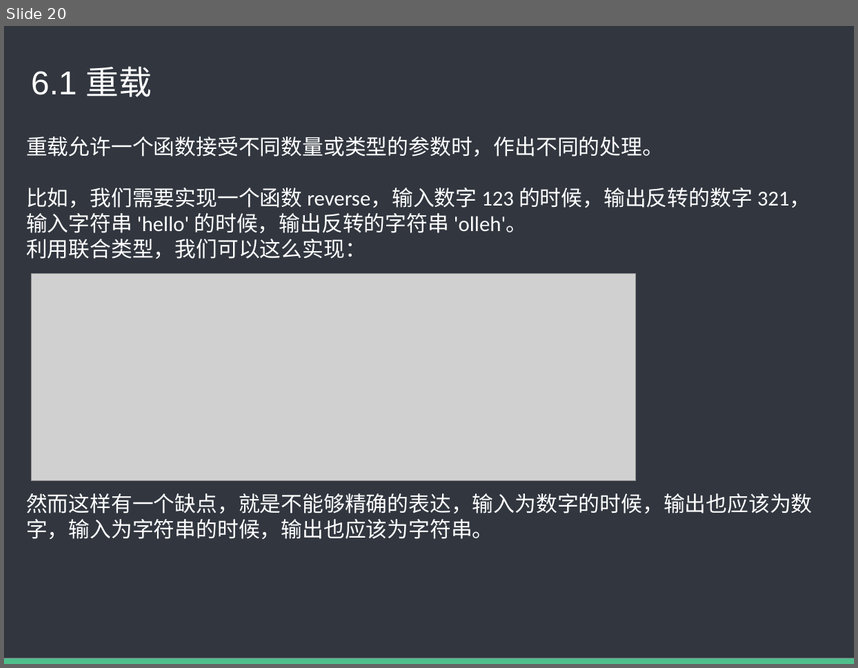
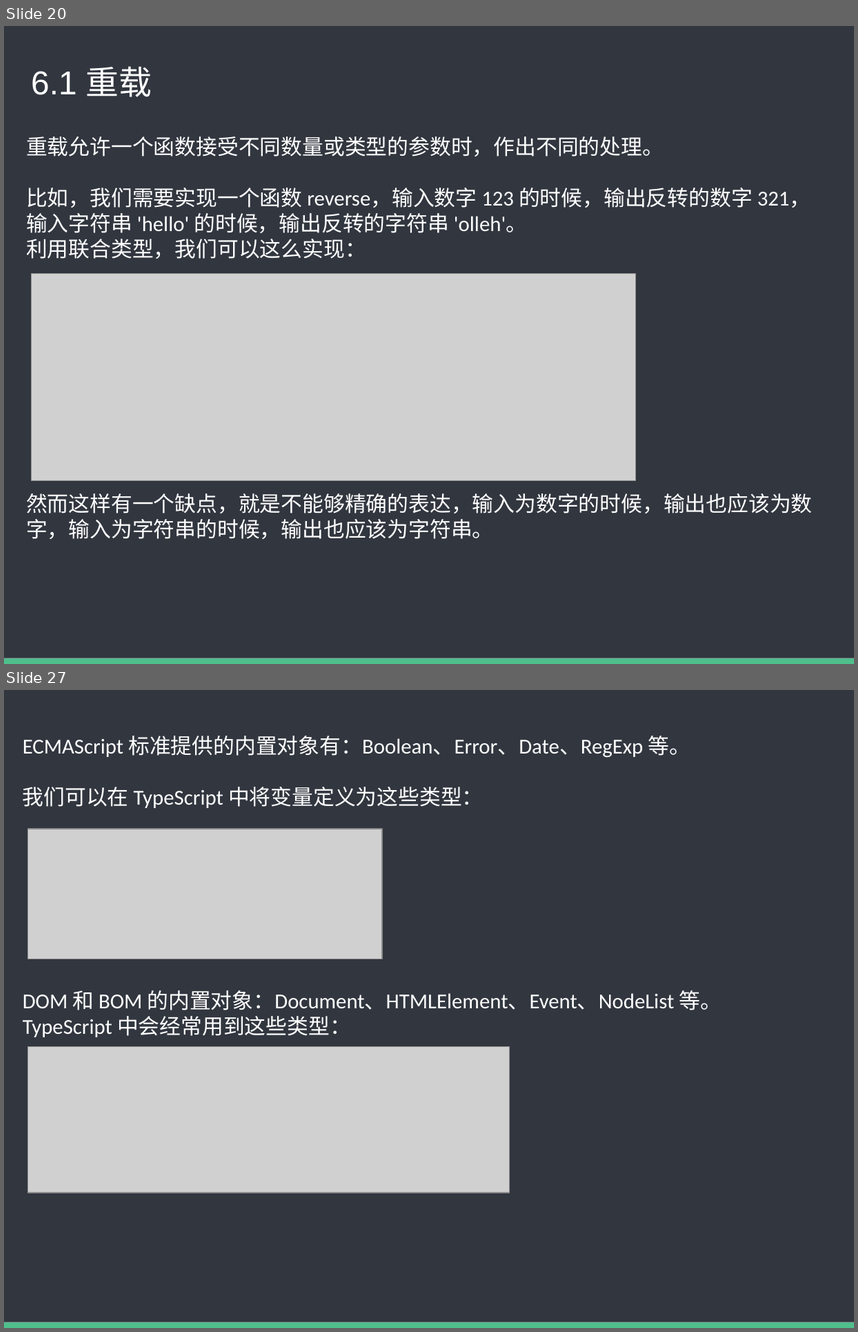
Before and after one commit to baixiaoyu2997/typescript-share, a slide deck: TS内部分享.pptx. Shown one above the other, each under a label of ours: slide 20 before the commit, slides 20 and 27 after it; the slides between them are not shown. The pictures are 858x668 and 858x1332 pixels, drawn with LibreOffice and Linux fonts; fonts in the diff are those of the drawing; grey boxes stand for pictures. Boxes give left, top, right and bottom in pixels: in the first picture for what was removed or moved away, otherwise in the second. Text is boxed around its words. In the diff, an @@ line names an element or a change of style, - is before the commit and + after.

```diff
--- a/TS内部分享.pptx
+++ b/TS内部分享.pptx
@@ slide 27 added at box(4, 690, 854, 1328), background #FFFFFF; not listed: 2 template elements that a slide beside it also shows @@
@@ text added at box(23, 736, 722, 1037), 18 pt, text #FFFFFF @@
+ECMAScript 标准提供的内置对象有：Boolean、Error、Date、RegExp 等。
+我们可以在 TypeScript 中将变量定义为这些类型：
+DOM 和 BOM 的内置对象：Document、HTMLElement、Event、NodeList 等。
+TypeScript 中会经常用到这些类型：
@@ picture added at box(27, 829, 382, 958) @@
@@ picture added at box(27, 1046, 510, 1192) @@
```
Also in this commit, not shown: 5 slides changed, 6 other slides added, 18 slides removed, 2 other files.
